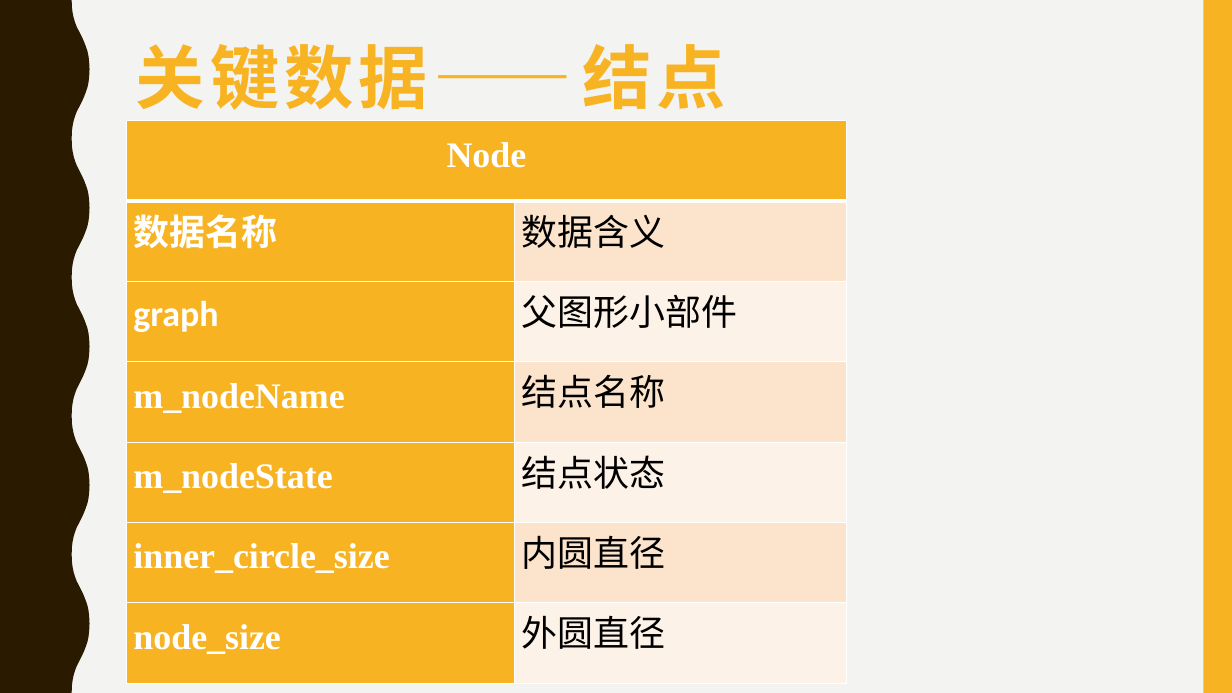
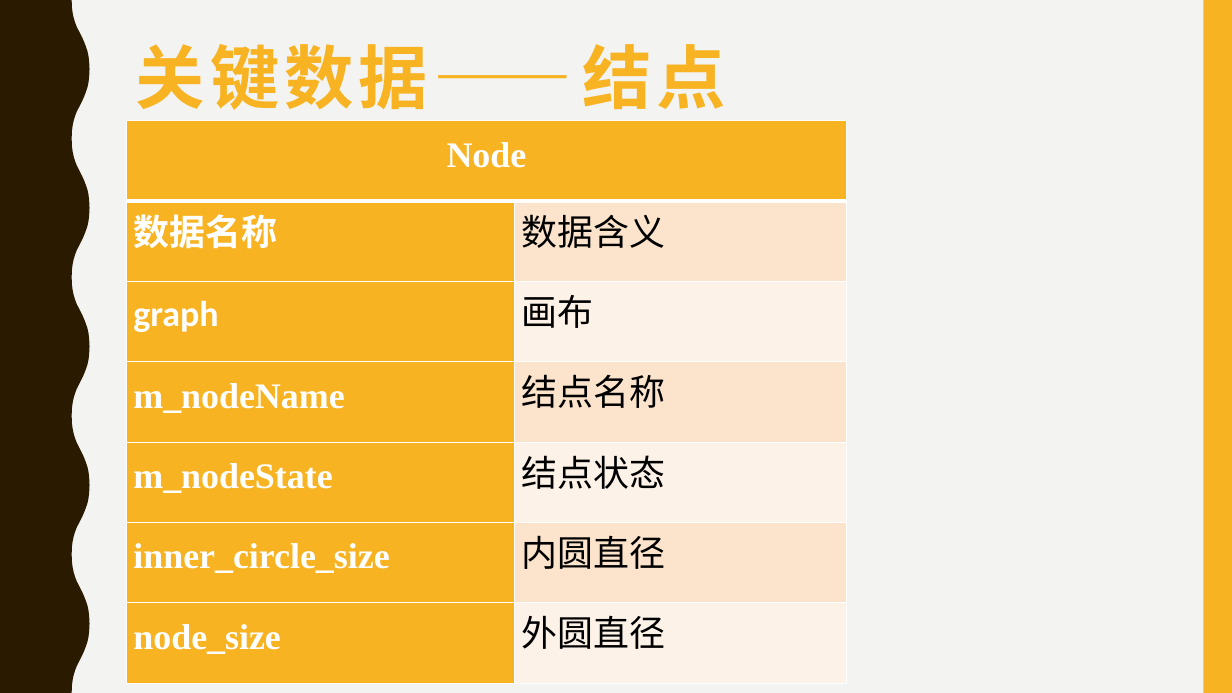
Before and after one commit to Xancoding/ncepu-course, a slide deck: slide 12 of 编译技术/StateAutomatonShow/documents/ppt.pptx (slide 13 before the commit). Drawn at 1232x693 pixels with LibreOffice and Linux fonts; fonts in the diff are those of the drawing. Boxes give left, top, right and bottom in pixels: in the first picture for what was removed or moved away, otherwise in the second. Text is boxed around its words. In the diff, an @@ line names an element or a change of style, - is before the commit and + after.

```diff
--- a/编译技术/StateAutomatonShow/documents/ppt.pptx
+++ b/编译技术/StateAutomatonShow/documents/ppt.pptx
@@ table at [127, 121, 847, 684] @@
-row 3, column 2: 父图形小部件
+row 3, column 2: 画布
```
Also in this commit, not shown: 1 other slide changed, 1 slide removed.
